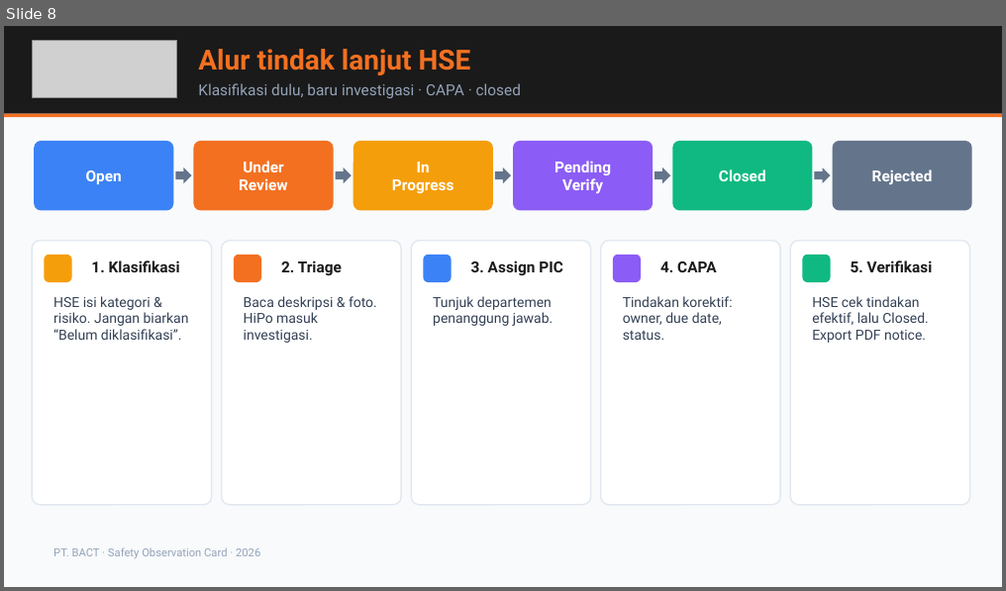
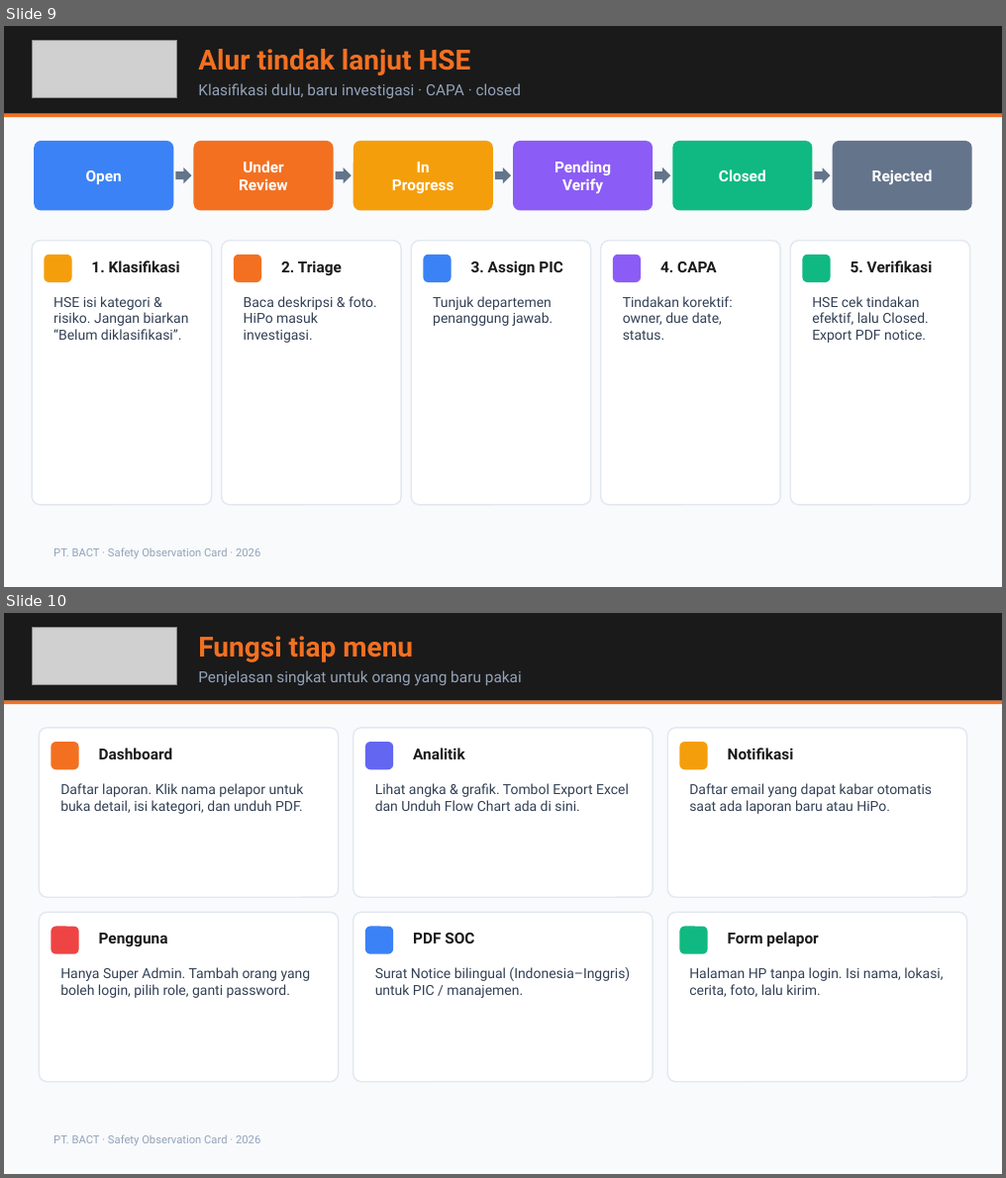
Before and after one commit to msatibi32/bact-safety-observation-modern, a slide deck: supabase/BACT-SOC-Presentasi-HSE.pptx. Shown one above the other, each under a label of ours: slide 8 before the commit, slides 9 and 10 after it. The pictures are 1006x591 and 1006x1178 pixels, drawn with LibreOffice and Linux fonts; fonts in the diff are those of the drawing; grey boxes stand for pictures. Boxes give left, top, right and bottom in pixels: in the first picture for what was removed or moved away, otherwise in the second. Text is boxed around its words. In the diff, an @@ line names an element or a change of style, - is before the commit and + after.

```diff
--- a/supabase/BACT-SOC-Presentasi-HSE.pptx
+++ b/supabase/BACT-SOC-Presentasi-HSE.pptx
@@ slide 10 added at [4, 613, 1002, 1174], background #F8FAFC @@
@@ rectangle added at [4, 613, 1002, 701], fill #1A1A1A @@
@@ picture added at [32, 627, 176, 685] @@
@@ text added at [198, 636, 413, 663], 20 pt, text #F37021, bold @@
+Fungsi tiap menu
@@ text added at [198, 670, 522, 685], 11 pt, text #94A3B8 @@
+Penjelasan singkat untuk orang yang baru pakai
@@ rectangle added at [4, 701, 1002, 705], fill #F37021 @@
@@ rounded rectangle added at [39, 728, 339, 897], fill #FFFFFF, outline #E2E8F0 1 pt @@
@@ rounded rectangle added at [353, 728, 652, 897], fill #FFFFFF, outline #E2E8F0 1 pt @@
@@ rounded rectangle added at [667, 728, 967, 897], fill #FFFFFF, outline #E2E8F0 1 pt @@
@@ rounded rectangle added at [51, 742, 79, 769], fill #F37021 @@
@@ text added at [99, 748, 173, 760], 11 pt, text #1A1A1A, bold @@
+Dashboard
@@ rounded rectangle added at [365, 742, 393, 769], fill #6366F1 @@
@@ text added at [413, 748, 465, 760], 11 pt, text #1A1A1A, bold @@
+Analitik
@@ rounded rectangle added at [679, 742, 708, 769], fill #F59E0B @@
@@ text added at [728, 748, 794, 760], 11 pt, text #1A1A1A, bold @@
+Notifikasi
@@ text added at [60, 783, 304, 814], 10 pt, text #334155 @@
+Daftar laporan. Klik nama pelapor untuk buka detail, isi kategori, dan unduh PDF.
@@ text added at [375, 783, 629, 811], 10 pt, text #334155 @@
+Lihat angka & grafik. Tombol Export Excel dan Unduh Flow Chart ada di sini.
@@ text added at [689, 783, 932, 814], 10 pt, text #334155 @@
+Daftar email yang dapat kabar otomatis saat ada laporan baru atau HiPo.
@@ rounded rectangle added at [39, 912, 339, 1082], fill #FFFFFF, outline #E2E8F0 1 pt @@
@@ rounded rectangle added at [51, 927, 79, 955], fill #EF4444 @@
@@ text added at [99, 933, 168, 947], 11 pt, text #1A1A1A, bold @@
+Pengguna
@@ rounded rectangle added at [353, 912, 652, 1082], fill #FFFFFF, outline #E2E8F0 1 pt @@
@@ rounded rectangle added at [365, 927, 393, 955], fill #3B82F6 @@
@@ text added at [413, 933, 474, 944], 11 pt, text #1A1A1A, bold @@
+PDF SOC
@@ rounded rectangle added at [667, 912, 967, 1082], fill #FFFFFF, outline #E2E8F0 1 pt @@
@@ rounded rectangle added at [679, 927, 708, 955], fill #10B981 @@
@@ text added at [728, 932, 818, 947], 11 pt, text #1A1A1A, bold @@
+Form pelapor
@@ text added at [60, 967, 311, 998], 10 pt, text #334155 @@
+Hanya Super Admin. Tambah orang yang boleh login, pilih role, ganti password.
@@ text added at [375, 967, 630, 998], 10 pt, text #334155 @@
+Surat Notice bilingual (Indonesia–Inggris) untuk PIC / manajemen.
@@ text added at [689, 967, 943, 997], 10 pt, text #334155 @@
+Halaman HP tanpa login. Isi nama, lokasi, cerita, foto, lalu kirim.
@@ text added at [54, 1135, 260, 1146], 8 pt, text #94A3B8 @@
+PT. BACT · Safety Observation Card · 2026
@@ what was slide 8 is now slide 9 @@
```
Also in this commit, not shown: 2 slides changed, 3 other slides added, 1 slide removed, 8 other files.
